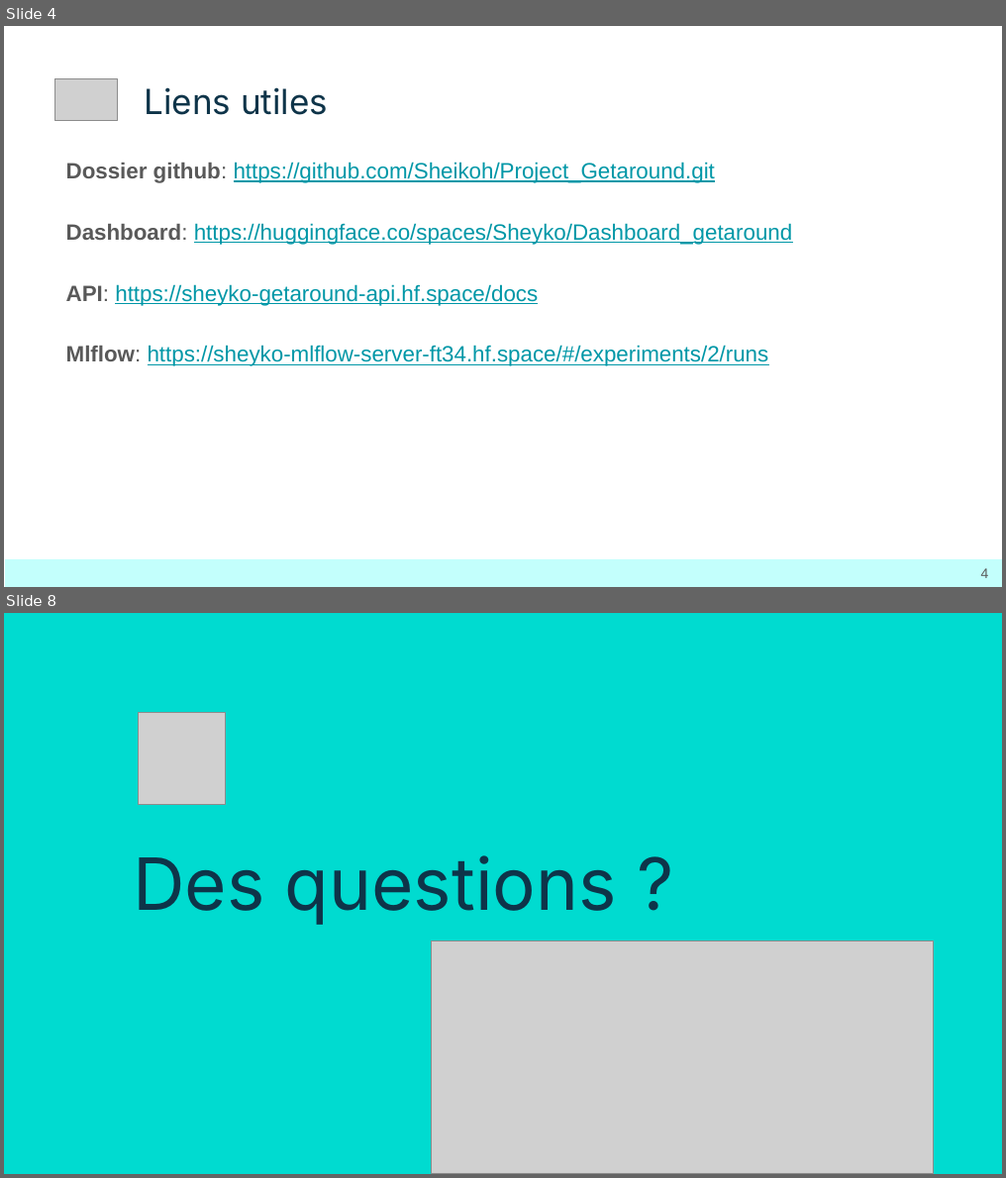
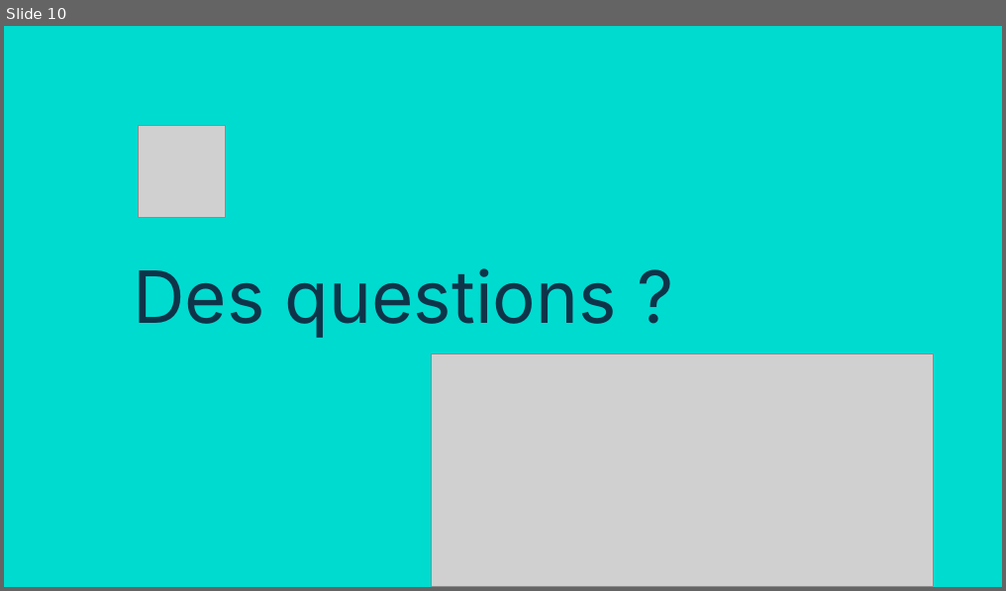
Before and after one commit to Sheikoh/Projet_Stripe, a slide deck: B2_Stripe.pptx. Shown one above the other, each under a label of ours: slides 4 and 8 before the commit, slide 10 after it; the slides between them are not shown. The pictures are 1006x1178 and 1006x591 pixels, drawn with LibreOffice and Linux fonts; fonts in the diff are those of the drawing; grey boxes stand for pictures. Boxes give left, top, right and bottom in pixels: in the first picture for what was removed or moved away, otherwise in the second. Text is boxed around its words. In the diff, an @@ line names an element or a change of style, - is before the commit and + after.

```diff
--- a/B2_Stripe.pptx
+++ b/B2_Stripe.pptx
@@ slide 4 removed at (x1=4, y1=26, x2=1002, y2=587), background #FFFFFF @@
@@ picture removed at (x1=54, y1=78, x2=118, y2=121) @@
@@ title removed at (x1=145, y1=87, x2=328, y2=115) @@
-Liens utiles
@@ text removed at (x1=66, y1=162, x2=793, y2=367) @@
-Dossier github: https://github.com/Sheikoh/Project_Getaround.git
-Dashboard: https://huggingface.co/spaces/Sheyko/Dashboard_getaround
-API: https://sheyko-getaround-api.hf.space/docs
-Mlflow: https://sheyko-mlflow-server-ft34.hf.space/#/experiments/2/runs
@@ rectangle removed at (x1=5, y1=560, x2=1002, y2=586) @@
@@ page number removed at (x1=981, y1=569, x2=989, y2=578) @@
-4
@@ what was slide 8 is now slide 10 @@
```
Also in this commit, not shown: 1 slide changed, 8 slides added, 5 other slides removed, 1 other file.
